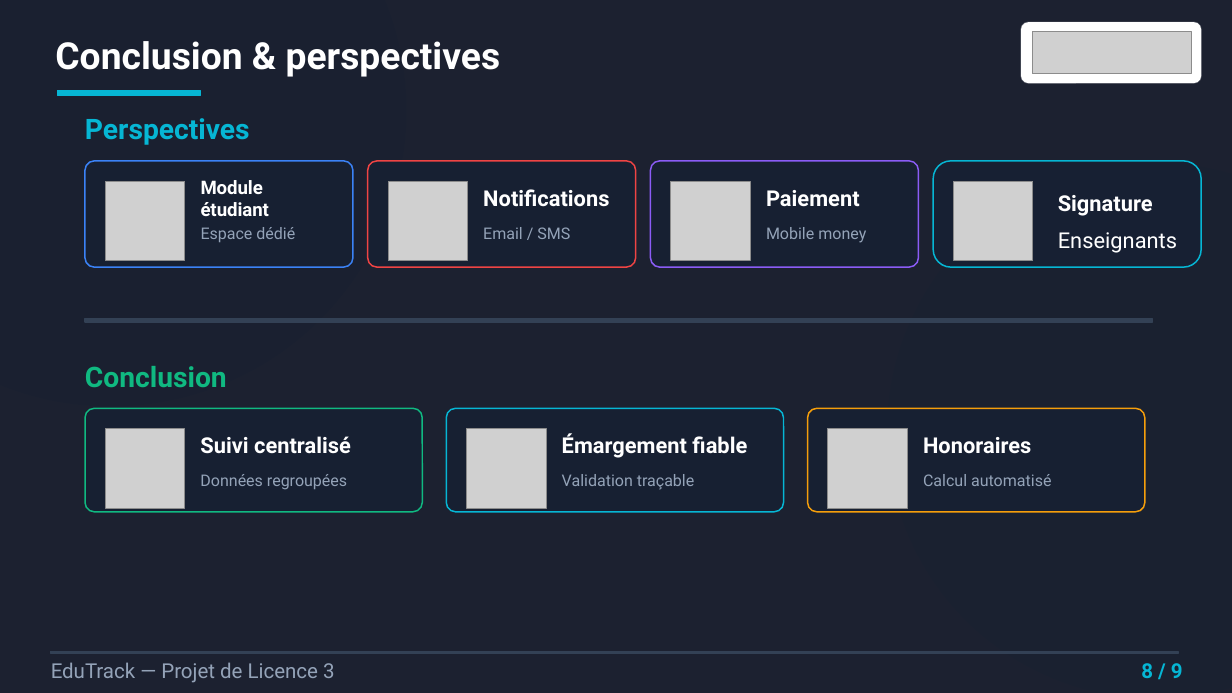
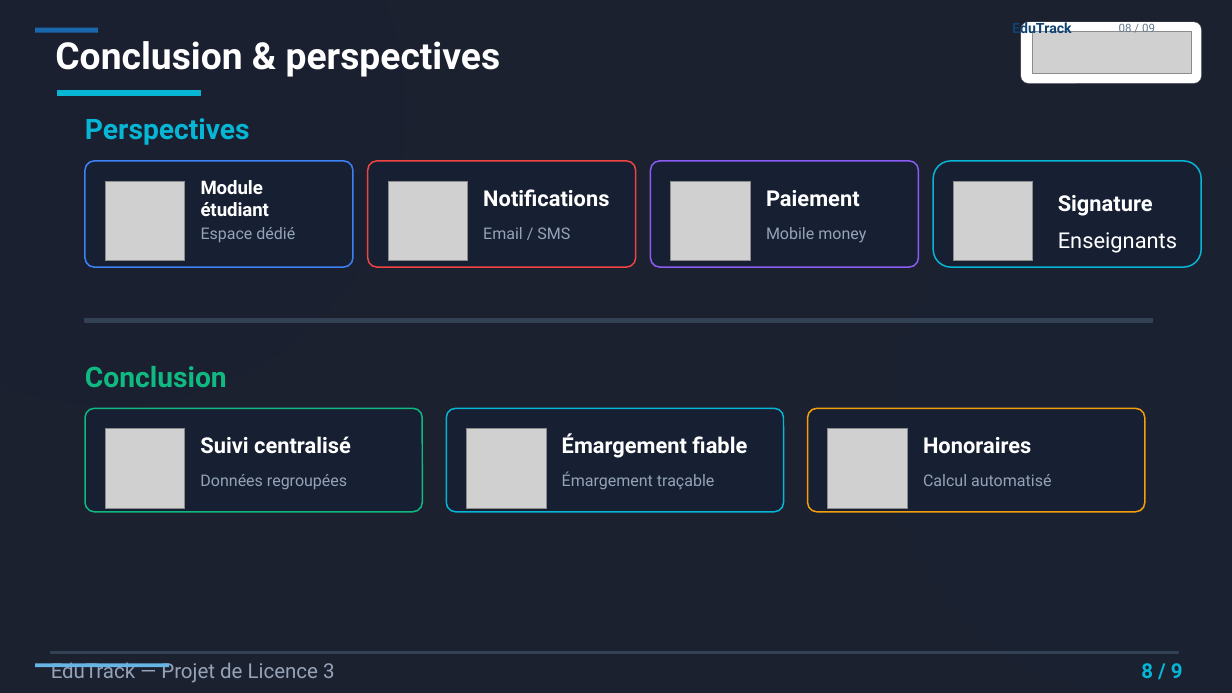
Before and after one commit to moussa7006/suivi-pedagogique-system, a slide deck: slide 8 of MEMOIRE/La finalisima present_V11.pptx. Drawn at 1232x693 pixels with LibreOffice and Linux fonts; fonts in the diff are those of the drawing; grey boxes stand for pictures. Boxes give left, top, right and bottom in pixels: in the first picture for what was removed or moved away, otherwise in the second. Text is boxed around its words. In the diff, an @@ line names an element or a change of style, - is before the commit and + after.

```diff
--- a/MEMOIRE/La finalisima present_V11.pptx
+++ b/MEMOIRE/La finalisima present_V11.pptx
@@ rectangle added at <box>35,28,98,33</box>, fill #1868AB @@
@@ text added at <box>1012,20,1072,38</box>, 11 pt, text #0F4272, bold @@
+EduTrack
@@ text added at <box>1119,21,1155,32</box>, 9 pt, text #657A8C @@
+08 / 09
@@ text at <box>562,472,715,490</box>: text changed @@
-Validation traçable
+Émargement traçable
@@ rectangle added at <box>35,664,169,667</box>, fill #67B5E5 @@
```
Also in this commit, not shown: 7 other slides changed, 4 other files.
